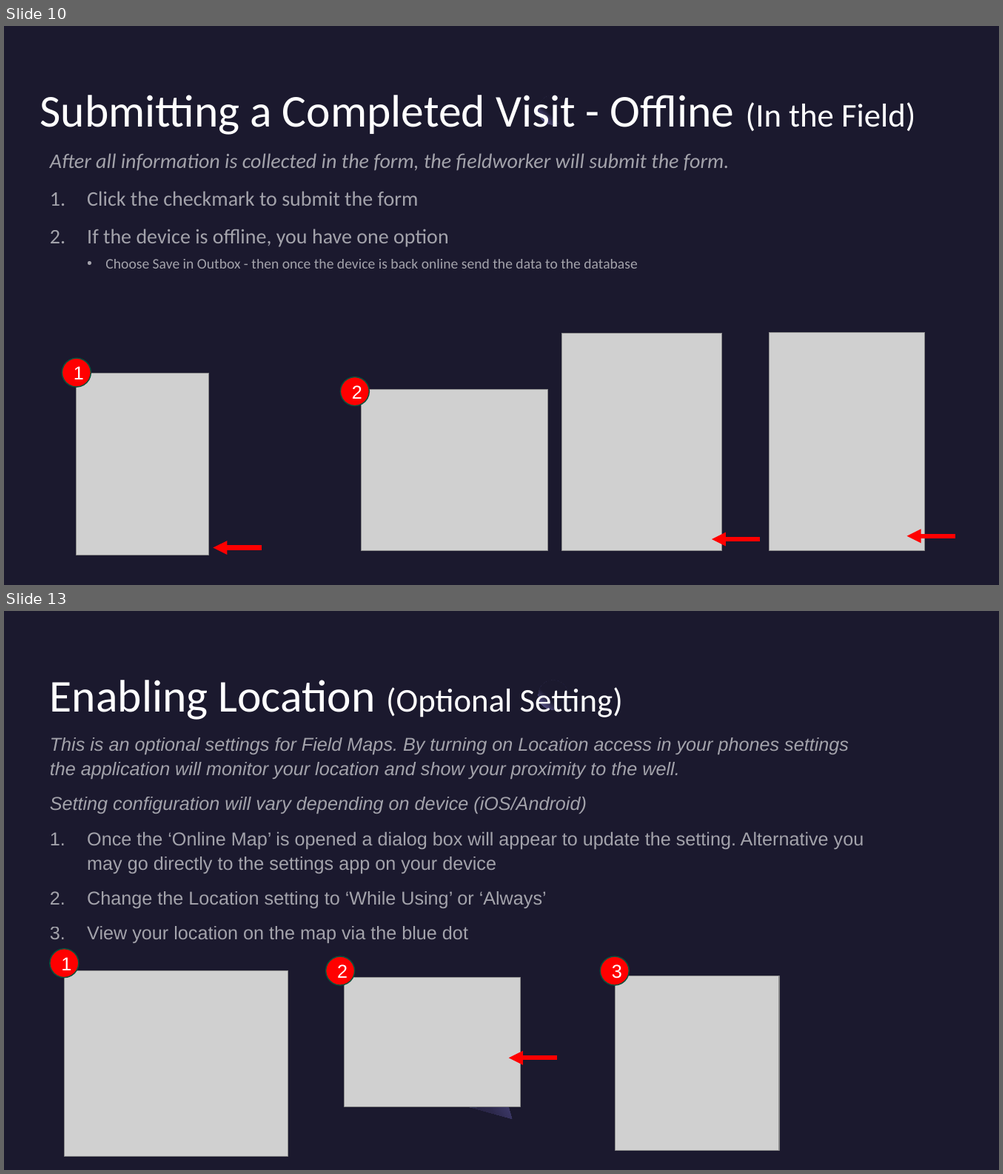
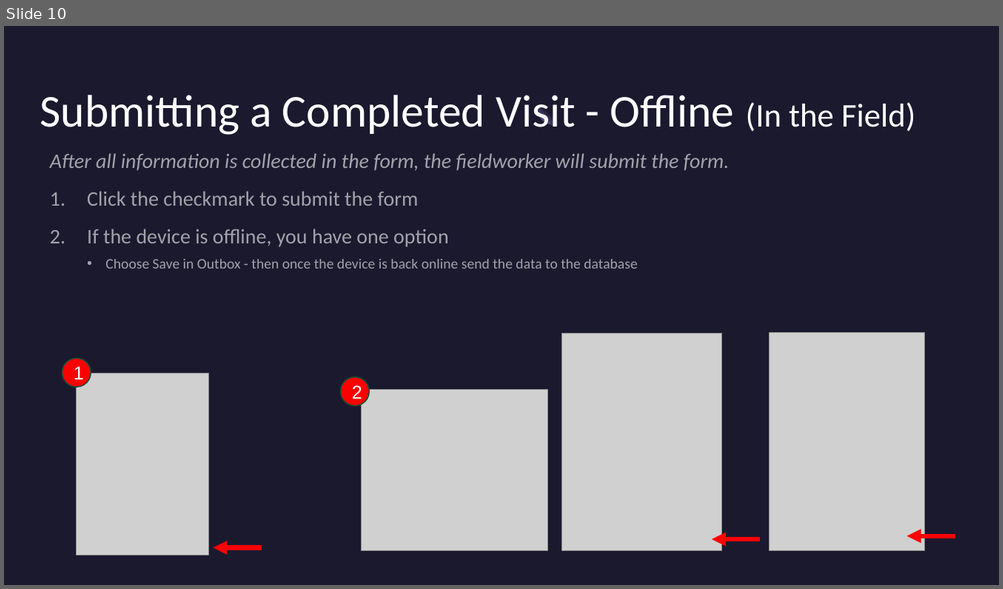
Before and after one commit to NWFWMD-IT/Hydrologic-Monitoring-Project, a slide deck: documents/user_guides/Hydrologic-Monitoring-Project-Fieldwork-Instructions.pptx. Shown one above the other, each under a label of ours: slides 10 and 13 before the commit, slide 10 after it; the slides between them are not shown. The pictures are 1003x1174 and 1003x589 pixels, drawn with LibreOffice and Linux fonts; fonts in the diff are those of the drawing; grey boxes stand for pictures. Boxes give left, top, right and bottom in pixels: in the first picture for what was removed or moved away, otherwise in the second. Text is boxed around its words. In the diff, an @@ line names an element or a change of style, - is before the commit and + after.

Commit message:
Removed the Field Maps section

```diff
--- a/documents/user_guides/Hydrologic-Monitoring-Project-Fieldwork-Instructions.pptx
+++ b/documents/user_guides/Hydrologic-Monitoring-Project-Fieldwork-Instructions.pptx
@@ slide 13 removed at (4,611,999,1170), background #1B192E; not listed: 1 template element that a slide beside it also shows @@
@@ title removed at (50,680,623,720) @@
-Enabling Location (Optional Setting)
@@ text removed at (50,738,864,943) @@
-This is an optional settings for Field Maps. By turning on Location access in your phones settings the application will monitor your location and show your proximity to the well.
-Setting configuration will vary depending on device (iOS/Android)
-1. Once the ‘Online Map’ is opened a dialog box will appear to update the setting. Alternative you may go directly to the settings app on your device
-2. Change the Location setting to ‘While Using’ or ‘Always’
-3. View your location on the map via the blue dot
@@ ellipse removed at (50,949,79,978) @@
-1
@@ ellipse removed at (326,957,355,985) @@
-2
@@ ellipse removed at (600,957,629,985) @@
-3
@@ picture removed at (65,971,288,1157) @@
@@ picture removed at (344,978,521,1107) @@
@@ picture removed at (615,977,779,1151) @@
@@ freeform shape removed at (460,1067,528,1135) @@
@@ ellipse removed at (460,1067,506,1114) @@
@@ arrow removed from (557, 1059) to (509, 1059) @@
```
Also in this commit, not shown: 3 other slides removed.
